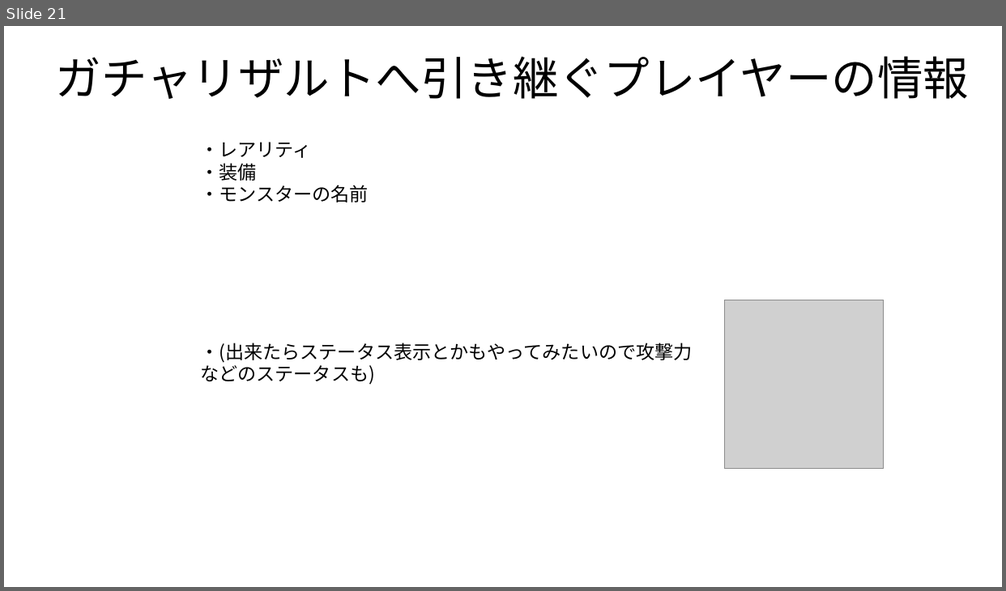
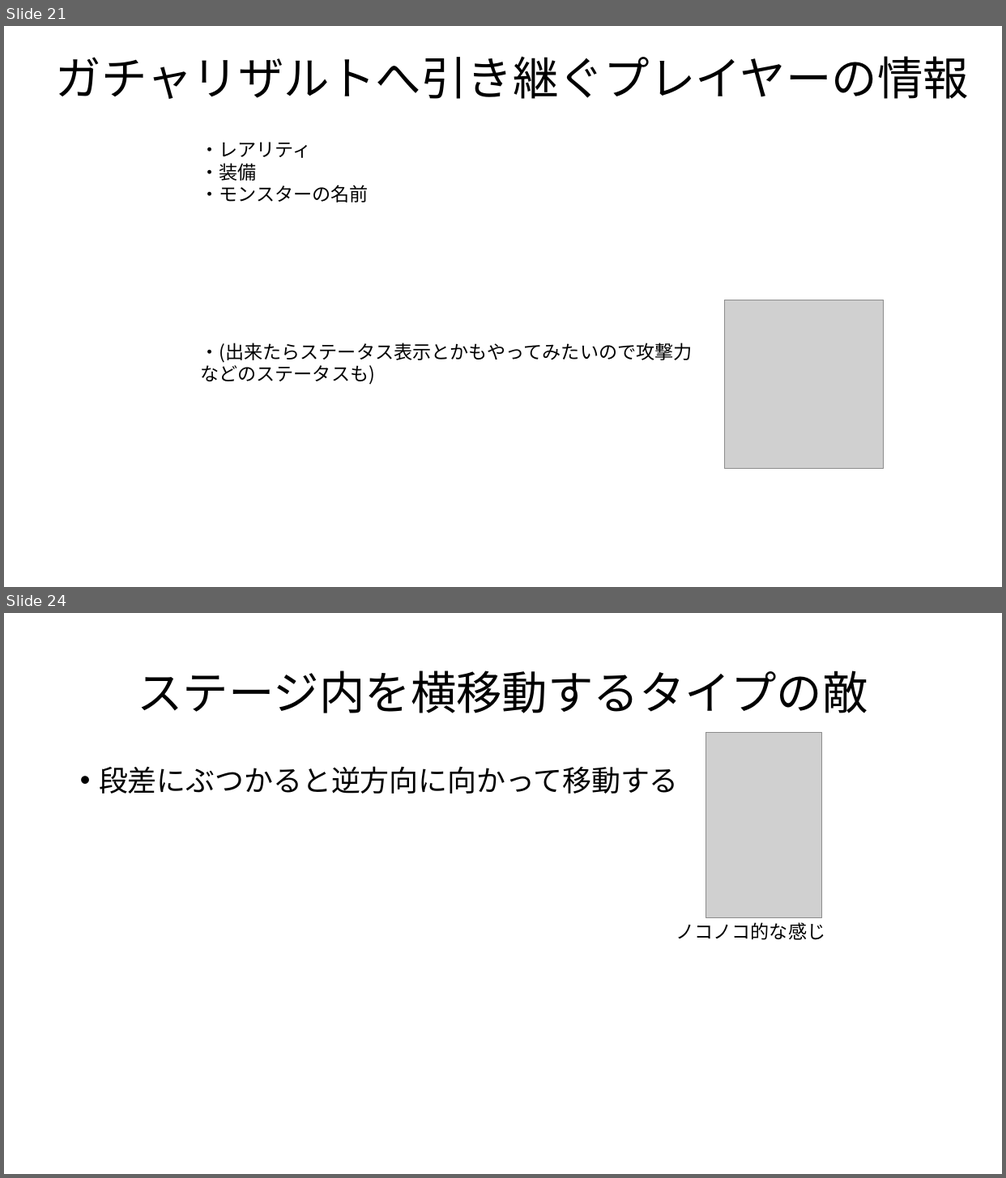
Before and after one commit to teramoti/YakinikuTabetai, a slide deck: 企画書もどき.pptx. Shown one above the other, each under a label of ours: slide 21 before the commit, slides 21 and 24 after it; the slides between them are not shown. The pictures are 1006x591 and 1006x1178 pixels, drawn with LibreOffice and Linux fonts; fonts in the diff are those of the drawing; grey boxes stand for pictures. Boxes give left, top, right and bottom in pixels: in the first picture for what was removed or moved away, otherwise in the second. Text is boxed around its words. In the diff, an @@ line names an element or a change of style, - is before the commit and + after.

```diff
--- a/企画書もどき.pptx
+++ b/企画書もどき.pptx
@@ slide 24 added at (x1=4, y1=613, x2=1002, y2=1174), background #FFFFFF @@
@@ title added at (x1=137, y1=671, x2=867, y2=713), 44 pt, text #000000 @@
+ステージ内を横移動するタイプの敵
@@ picture added at (x1=706, y1=733, x2=822, y2=918) @@
@@ text added at (x1=99, y1=766, x2=679, y2=794), 28 pt, text #000000 @@
+• 段差にぶつかると逆方向に向かって移動する
@@ text added at (x1=675, y1=922, x2=825, y2=940), 18 pt, text #000000 @@
+ノコノコ的な感じ
```
Also in this commit, not shown: 1 slide changed, 4 other slides added.
